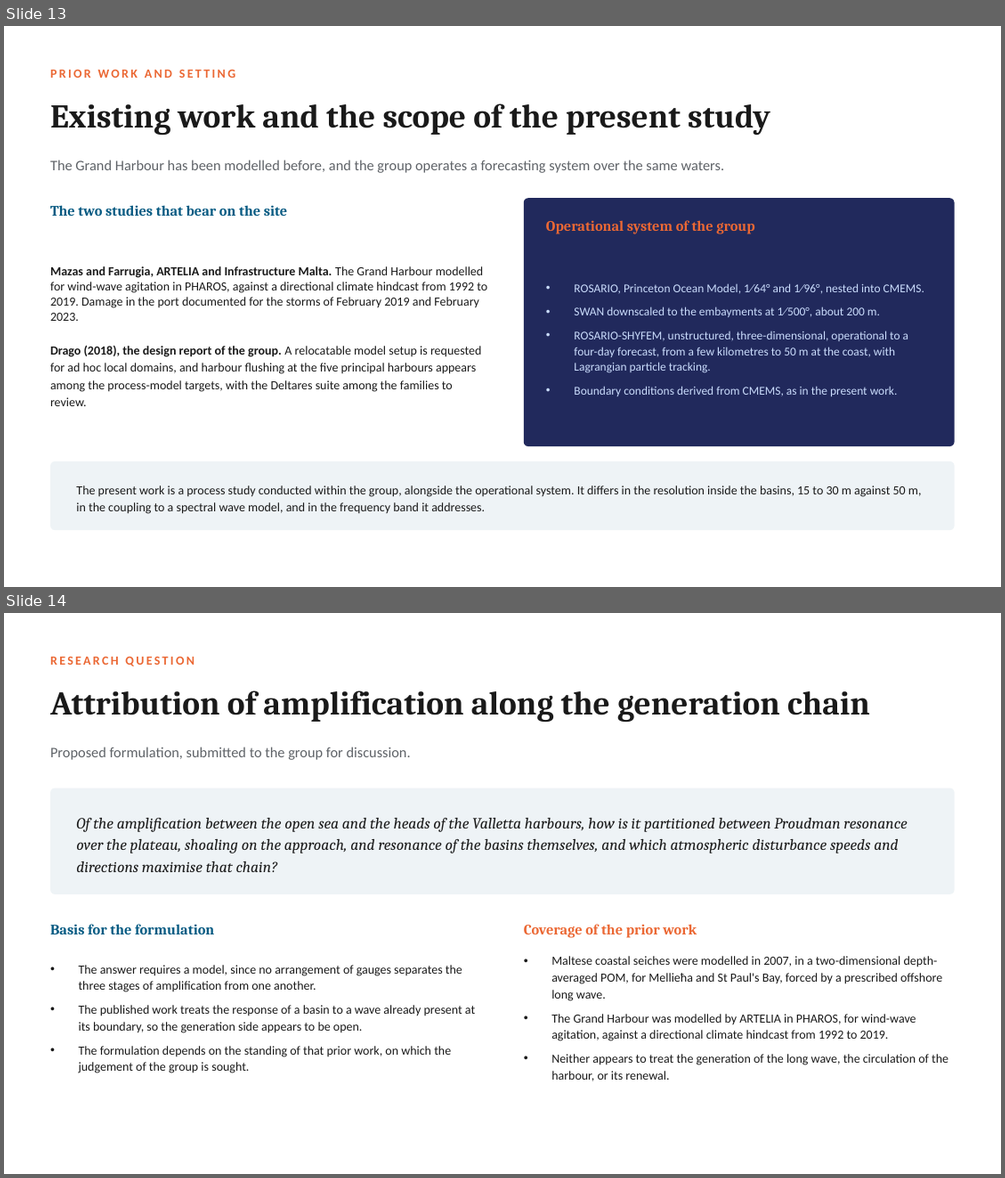
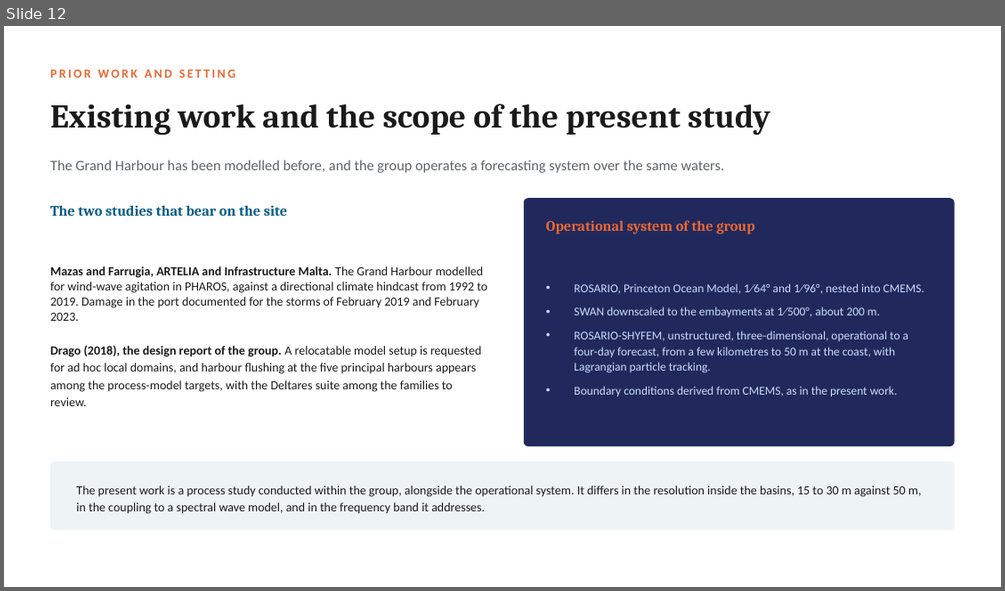
Before and after one commit to cicero-martins/MaltaDT, a slide deck: docs/valletta_model_concept_2026-10-08.pptx. Shown one above the other, each under a label of ours: slides 13 and 14 before the commit, slide 12 after it. The pictures are 1005x1178 and 1005x591 pixels, drawn with LibreOffice and Linux fonts; fonts in the diff are those of the drawing. Boxes give left, top, right and bottom in pixels: in the first picture for what was removed or moved away, otherwise in the second. Text is boxed around its words. In the diff, an @@ line names an element or a change of style, - is before the commit and + after.

Commit message:
docs(deck): restructure the full deck to sixteen slides and clarify the design
The slide on the eigenvalue calculation is merged into the Senglea
slide, since its role is to support one row of the period table and the
spectrum is the test of that row. The slide on the mouth sensitivity is
folded into the research questions, where it is one of three
accompanying questions. The design slide no longer opposes sweep and
hindcast, since both are planned: the sweep of 96 scenarios addresses
the long wave and the hindcast validates circulation and waves. The
assumptions behind the 160 simulated days and the 17-minute period are
stated, the open questions return to one slide of six, three-dimensional
runs move to October, and the closing slide carries the repository link
and the cover photograph.

The cover is now held in docs/deck_cover.pptx, so that a rebuild of
either deck does not depend on a previous build.

```diff
--- a/docs/valletta_model_concept_2026-10-08.pptx
+++ b/docs/valletta_model_concept_2026-10-08.pptx
@@ slide 14 removed at (4, 613, 1001, 1174), background #FFFFFF @@
@@ text removed at (50, 657, 194, 666) @@
-RESEARCH QUESTION
@@ text removed at (50, 690, 870, 722) @@
-Attribution of amplification along the generation chain
@@ text removed at (50, 747, 411, 760) @@
-Proposed formulation, submitted to the group for discussion.
@@ rounded rectangle removed at (50, 788, 955, 894) @@
@@ text removed at (76, 818, 906, 872) @@
-Of the amplification between the open sea and the heads of the Valletta harbours, how is it partitioned between Proudman resonance over the plateau, shoaling on the approach, and resonance of the basins themselves, and which atmospheric disturbance speeds and directions maximise that chain?
@@ text removed at (79, 818, 570, 1073) @@
-• The answer requires a model, since no arrangement of gauges separates the three stages of amplification from one another.
-• The published work treats the response of a basin to a wave already present at its boundary, so the generation side appears to be open.
-• The formulation depends on the standing of that prior work, on which the judgement of the group is sought.
@@ text removed at (50, 924, 214, 934) @@
-Basis for the formulation
@@ text removed at (524, 924, 696, 938) @@
-Coverage of the prior work
@@ text removed at (551, 956, 948, 1081) @@
-• Maltese coastal seiches were modelled in 2007, in a two-dimensional depth-averaged POM, for Mellieħa and St Paul's Bay, forced by a prescribed offshore long wave.
-• The Grand Harbour was modelled by ARTELIA in PHAROS, for wind-wave agitation, against a directional climate hindcast from 1992 to 2019.
-• Neither appears to treat the generation of the long wave, the circulation of the harbour, or its renewal.
@@ what was slide 13 is now slide 12 @@
```
Also in this commit, not shown: 5 slides changed, 2 slides added, 4 other slides removed, 6 other files.
